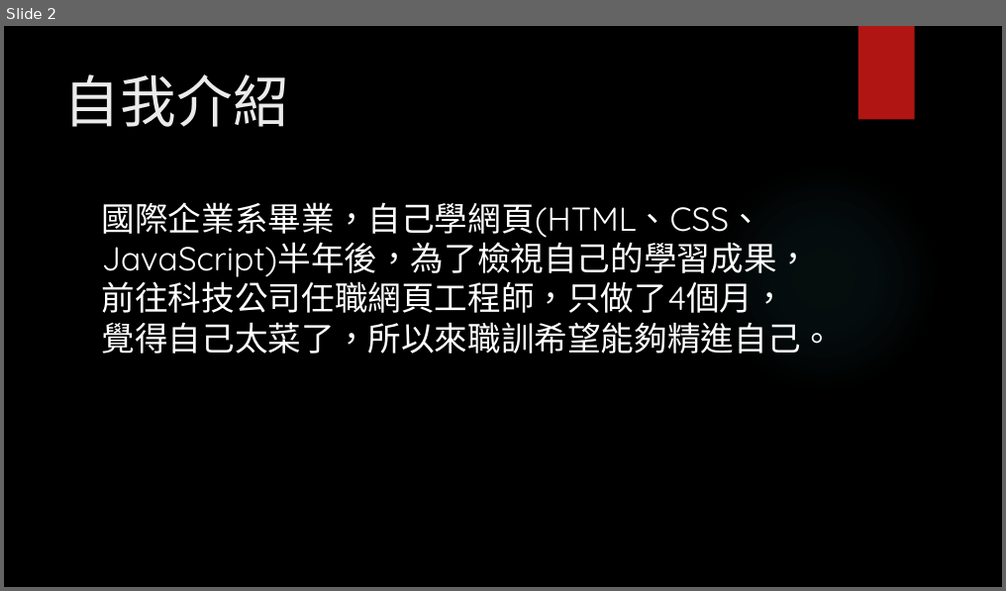
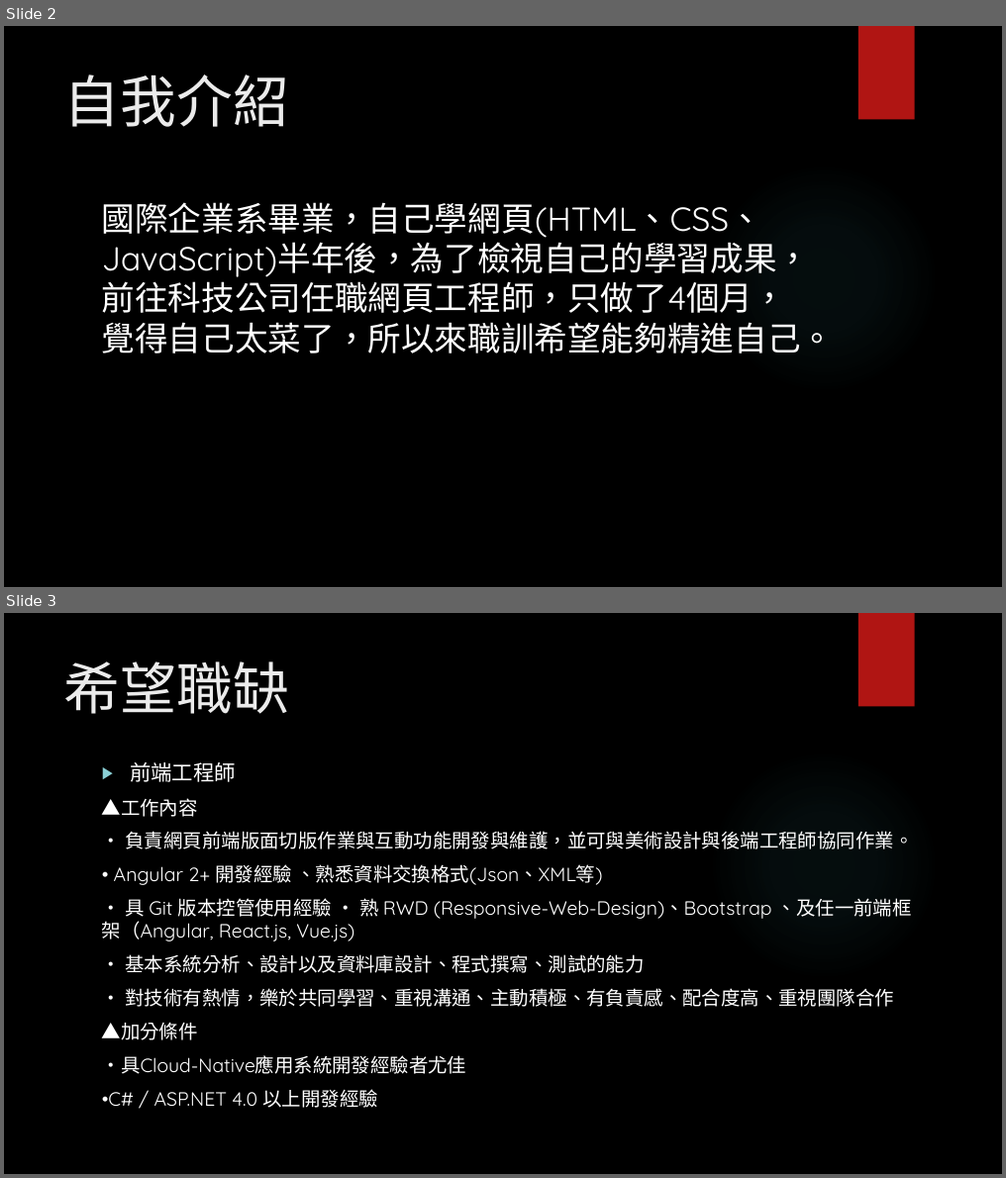
Before and after one commit to mini3575445/SchoolVM, a slide deck: 作業區/網路概論/0427網路概論自我介紹.pptx. Shown one above the other, each under a label of ours: slide 2 before the commit, slides 2 and 3 after it. The pictures are 1006x591 and 1006x1178 pixels, drawn with LibreOffice and Linux fonts; fonts in the diff are those of the drawing; background and template pictures are left out. Boxes give left, top, right and bottom in pixels: in the first picture for what was removed or moved away, otherwise in the second. Text is boxed around its words. In the diff, an @@ line names an element or a change of style, - is before the commit and + after.

```diff
--- a/作業區/網路概論/0427網路概論自我介紹.pptx
+++ b/作業區/網路概論/0427網路概論自我介紹.pptx
@@ slide 3 added at [4,613,1002,1174], background picture (left out); not listed: 2 template elements that a slide beside it also shows @@
@@ title added at [64,662,289,714], 54 pt, text #EBEBEB @@
+希望職缺
@@ text added at [102,762,914,1108], 18.5 pt, text #FFFFFF @@
+▶ 前端工程師
+▲工作內容
+• 負責網頁前端版面切版作業與互動功能開發與維護，並可與美術設計與後端工程師協同作業。
+• Angular 2+ 開發經驗 、熟悉資料交換格式(Json、XML等)
+• 具 Git 版本控管使用經驗 • 熟 RWD (Responsive-Web-Design)、Bootstrap 、及任一前端框 架（Angular, React.js, Vue.js)
+• 基本系統分析、設計以及資料庫設計、程式撰寫、測試的能力
+• 對技術有熱情，樂於共同學習、重視溝通、主動積極、有負責感、配合度高、重視團隊合作
+▲加分條件
+•具Cloud-Native應用系統開發經驗者尤佳
+•C# / ASP.NET 4.0 以上開發經驗
```
Also in this commit, not shown: 1 other slide added, 1 slide removed, 26 other files.
